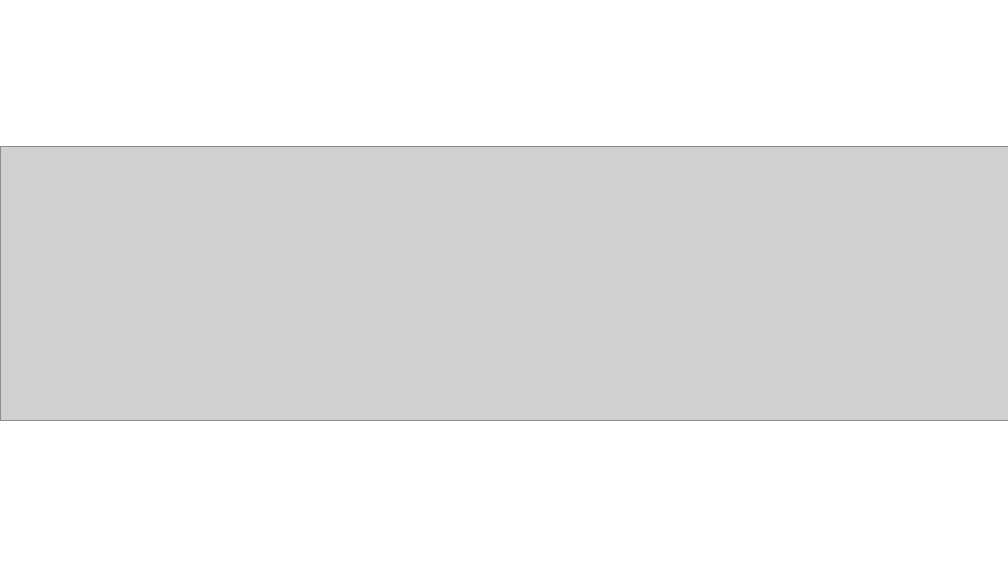
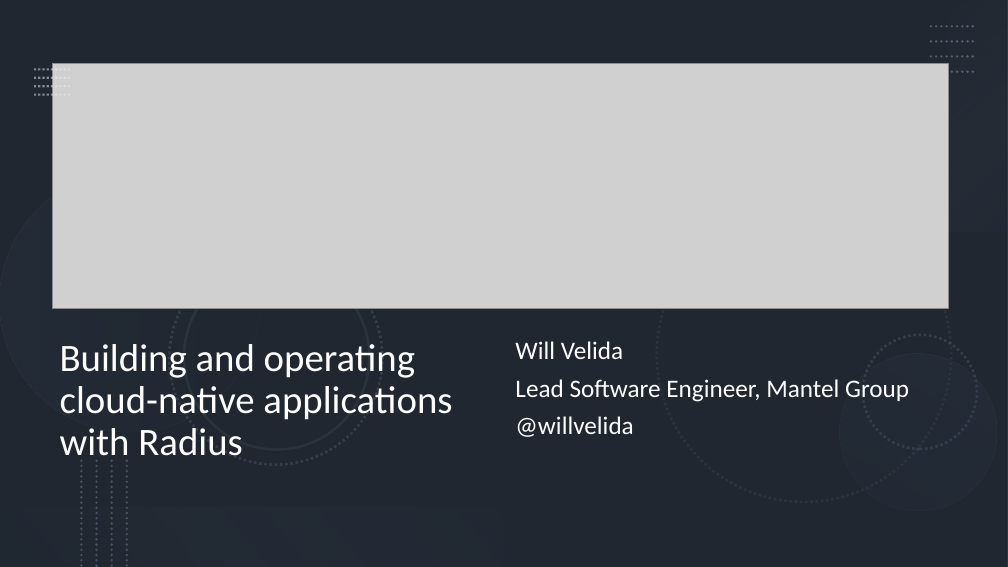
Before and after one commit to willvelida/talks, a slide deck: slide 1 of intro-to-radius/Presentation.pptx. Drawn at 1008x567 pixels with LibreOffice and Linux fonts; fonts in the diff are those of the drawing; grey boxes stand for pictures. Boxes give left, top, right and bottom in pixels: in the first picture for what was removed or moved away, otherwise in the second. Text is boxed around its words. In the diff, an @@ line names an element or a change of style, - is before the commit and + after.

Commit message:
Adding Radius talk

```diff
--- a/intro-to-radius/Presentation.pptx
+++ b/intro-to-radius/Presentation.pptx
@@ rectangle added at (0, 0, 1008, 567), fill #44546A @@
@@ rectangle added at (0, 0, 1008, 567), fill #000000 at 53% opacity @@
@@ rectangle added at (950, 0, 1008, 231), fill gradient #ADB9CA to #333F50 @@
@@ group added at (34, 70, 70, 95): 4 lines @@
@@ picture: place and size @@
-picture at (0, 147, 1008, 420)
+picture at (52, 64, 949, 309)
@@ group added at (931, 26, 976, 72): 4 lines @@
@@ group added at (931, 26, 976, 72): 4 lines @@
@@ group added at (0, 172, 1008, 539): 6 ellipses @@
@@ title added at (60, 344, 452, 462), 37 pt, text #FFFFFF @@
+Building and operating cloud-native applications with Radius
@@ subtitle added at (515, 341, 909, 437), 24 pt, text #FFFFFF @@
+Will Velida
+Lead Software Engineer, Mantel Group
+@willvelida
@@ group added at (82, 461, 127, 567): 4 lines @@
@@ rectangle added at (0, 508, 504, 567), fill gradient #222A35 to #8497B0 @@
```
Also in this commit, not shown: 8 other slides changed, 8 slides added, 1 slide removed, 8 other files.
